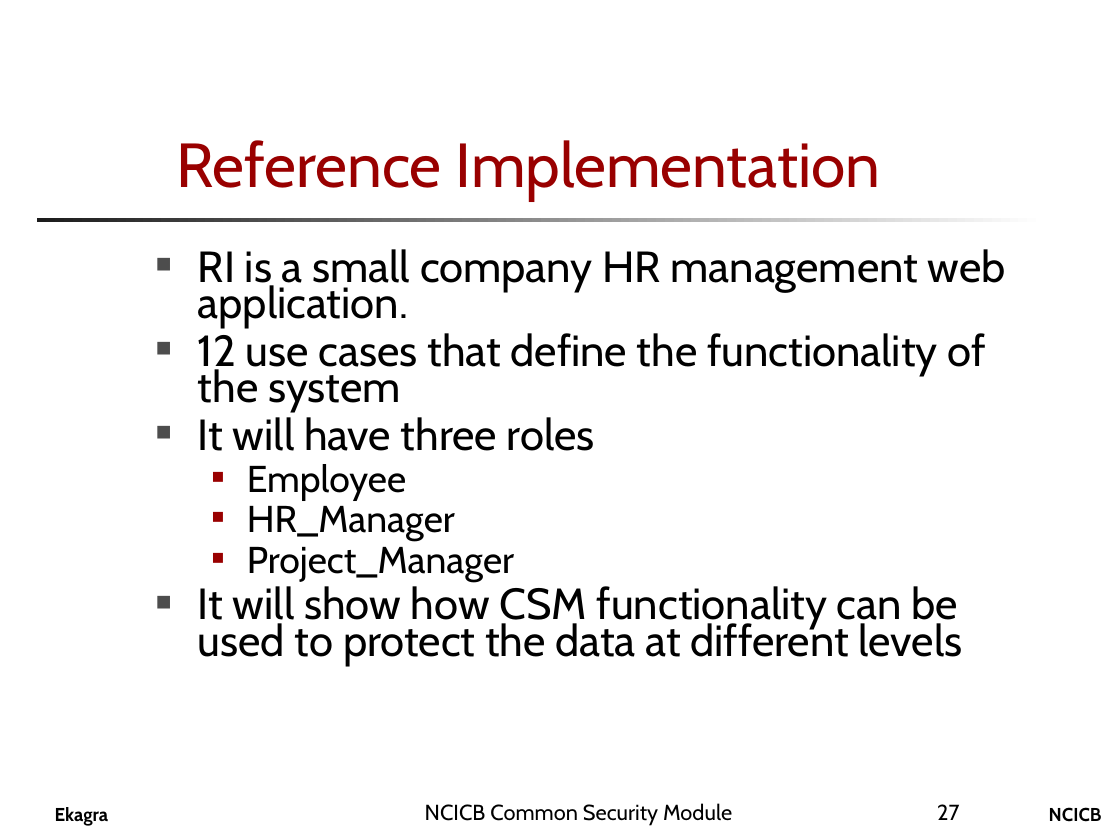
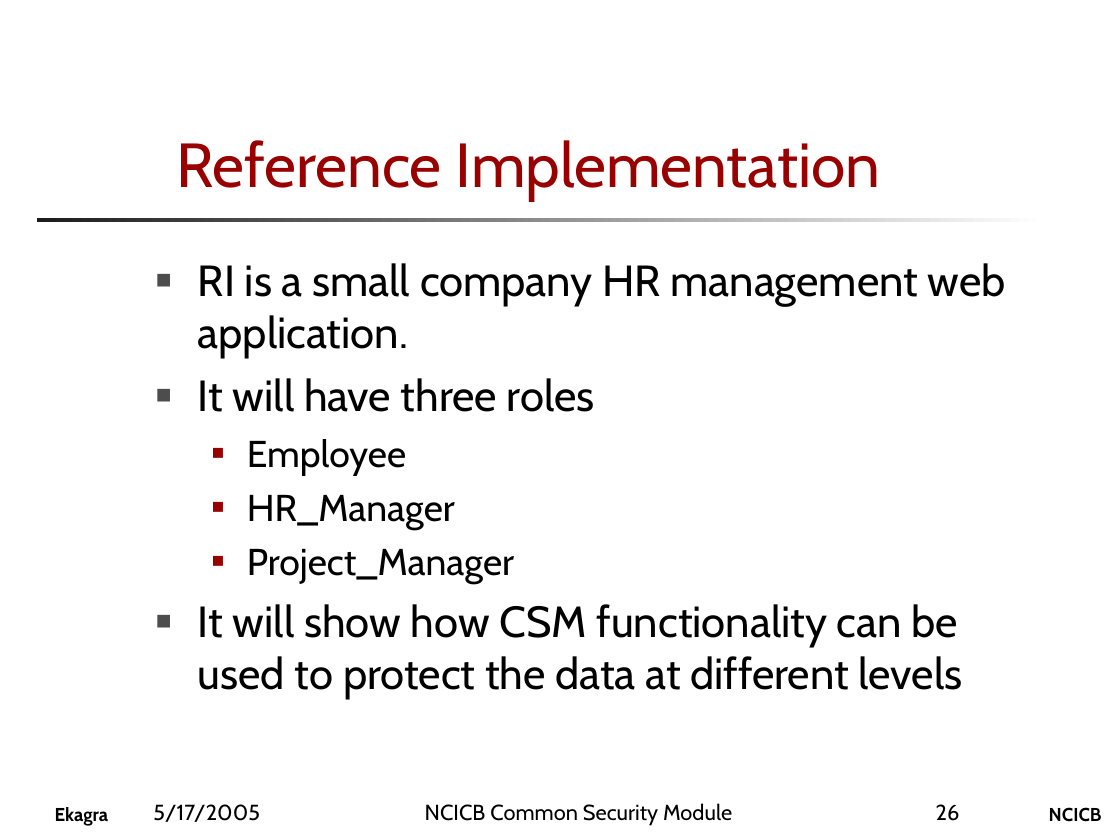
Before and after one commit to CBIIT/common-security-module-docs, a slide deck: slide 26 of Presentations/CSM_Presentation.ppt (slide 27 before the commit). Drawn at 1120x840 pixels with LibreOffice and Linux fonts; fonts in the diff are those of the drawing; background and template pictures are left out. Boxes give left, top, right and bottom in pixels: in the first picture for what was removed or moved away, otherwise in the second. Text is boxed around its words. In the diff, an @@ line names an element or a change of style, - is before the commit and + after.

```diff
--- a/Presentations/CSM_Presentation.ppt
+++ b/Presentations/CSM_Presentation.ppt
@@ text "RI is a small company ..." at (x1=198, y1=263, x2=1006, y2=700): line spacing 0.7 to 1 @@
@@ text at (x1=198, y1=333, x2=986, y2=413): paragraph removed @@
-■ 12 use cases that define the functionality of the system
@@ text added at (x1=153, y1=804, x2=260, y2=822), 14 pt, text #000000 @@
+5/17/2005
@@ page number at (x1=936, y1=804, x2=960, y2=821): text changed @@
-27
+26
```
Also in this commit, not shown: 30 other slides changed, 3 slides added, 3 slides removed.
